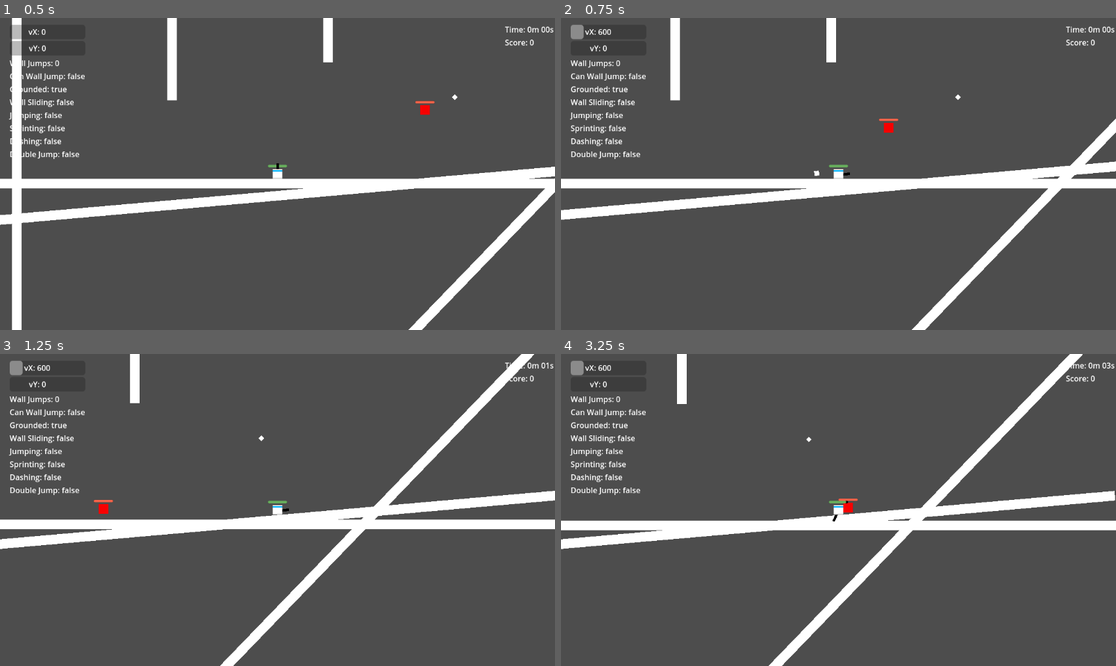
Above: before the commit, frames 1-4 (two rows, left to right).
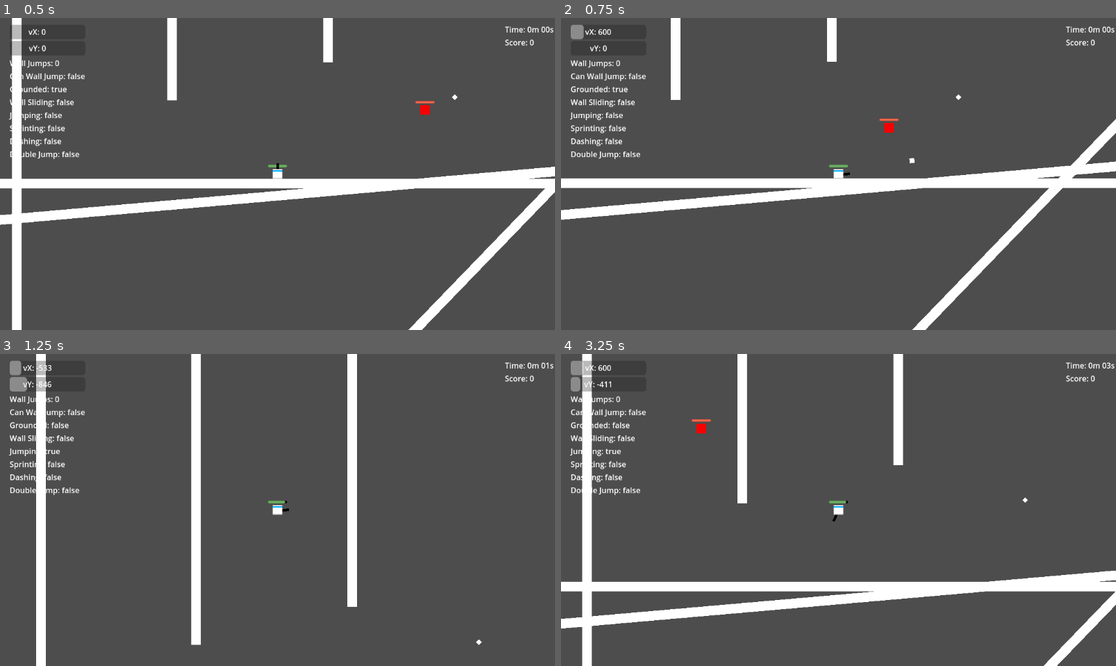
Above: after the commit, the same moments.

Repository: joesobo/BoxV1
Game: Godot game, scene res://src/scenes/main.tscn
Same seed, same stepped clock (60 frames per second), same inputs: the game is played once before the commit and once after it.
Inputs (mouse positions are in pixels of both pictures, inside the frame that each line leads up to):
- Up to frame 1 (0.5 s): no input
- Up to frame 2 (0.75 s): move the mouse to (960, 158) at 0.52 s; hold Right (right) from 0.53 s (still down); click (960, 158) at 0.6 s
- Up to frame 3 (1.25 s): keep holding Right (right); tap Up (jump) at 0.77 s
- Up to frame 4 (3.25 s): move the mouse to (727, 525) at 1.27 s; tap Ctrl (dash) at 1.35 s; tap Up (jump) at 1.52, 3.02 s; click (727, 525) at 1.55 s; move the mouse to (894, 441) at 2.02 s; release Right (right) at 2.03 s; hold Left (left) 2.03-2.78 s; click (894, 441) at 2.1 s; move the mouse to (810, 572) at 2.77 s; hold Right (right) from 2.78 s (still down); tap Shift (sprint) at 2.85 s; click (810, 572) at 3.05 s

Frame 1 is identical in both runs. In frame 2, 1.0% of the frame differs, in the area x 0-100%, y 0-100%; in frame 3, 13%; in frame 4, 18%.

Commit message:
knockback

Diff:
--- a/src/enemy/Enemy.gd
+++ b/src/enemy/Enemy.gd
@@ -4,6 +4,7 @@
 @export var max_speed = 1250
 
 var player
+var direction
 
 
 func _ready():
@@ -11,7 +12,7 @@
 
 
 func _process(delta):
-	var direction = player.get_global_position() - global_position
+	direction = player.get_global_position() - global_position
 	linear_velocity += direction.normalized() * speed * delta
 	linear_velocity = linear_velocity.limit_length(max_speed)
 
@@ -43,6 +44,5 @@
 
 
 func _on_body_entered(body):
-	print(body)
 	if body == player:
-		player.get_node("PlayerHealth").damage(1)
+		player.get_node("PlayerHealth").damage(1, direction)
--- a/src/player/Gun.gd
+++ b/src/player/Gun.gd
@@ -10,7 +10,7 @@
 	look_at(get_global_mouse_position())
 
 	if Input.is_action_just_pressed("shoot"):
-		var player := get_node("../../Player")
+		# var player := get_node("../../Player")
 		var bullet = bullet_scene.instantiate()
 
 		# Spawn bullet
@@ -19,11 +19,11 @@
 		bullet.set_linear_velocity(Vector2(bullet_speed, 0).rotated(rotation))
 
 		# Knockback on shoot
-		var direction = Vector2(1, 0).rotated(rotation)
-		player.knockback_velocity = -direction.normalized() * knockback_speed
+		# var direction = Vector2(1, 0).rotated(rotation)
+		# player.knockback_velocity = -direction.normalized() * knockback_speed
 
-		# Stop knockback after a while
-		await get_tree().create_timer(knockback_time).timeout
-		player.knockback_velocity = Vector2.ZERO
+		# # Stop knockback after a while
+		# await get_tree().create_timer(knockback_time).timeout
+		# player.knockback_velocity = Vector2.ZERO
 
 		get_tree().get_root().call_deferred("add_child", bullet)
--- a/src/player/PlayerController.gd
+++ b/src/player/PlayerController.gd
@@ -167,7 +167,7 @@
 
 	fall(delta)
 
-	# knockback()
+	knockback()
 
 	# Apply Movement
 	move_and_slide()
--- a/src/player/PlayerHealth.gd
+++ b/src/player/PlayerHealth.gd
@@ -5,24 +5,36 @@
 var health_panel: Panel
 var initial_width
 var can_damage := true
-
+var player
 
 func _ready():
+	player = get_node('../../Player')
+
 	health_panel = $HealthPanel
 
 	initial_width = health_panel.get_size().x
 
 
-func damage(value: int):
+func damage(value: int, direction: Vector2):
 	if can_damage:
-		health -= value
 		can_damage = false
 
+		health -= value
+
+		# Knockback
+		player.knockback_velocity = direction.normalized() * 1000
+
+		# Update health bar
 		var new_width = initial_width * (health / max_health)
 		health_panel.set_size(Vector2(new_width, health_panel.get_size().y))
 
 		if health <= 0:
 			print("Game Over")
 
-		await get_tree().create_timer(1).timeout
+		# Reset knockback
+		await get_tree().create_timer(0.5).timeout
+		player.knockback_velocity = Vector2.ZERO
+
+		# Reset damage
+		await get_tree().create_timer(0.5).timeout
 		can_damage = true
Not shown, changed: README.md
